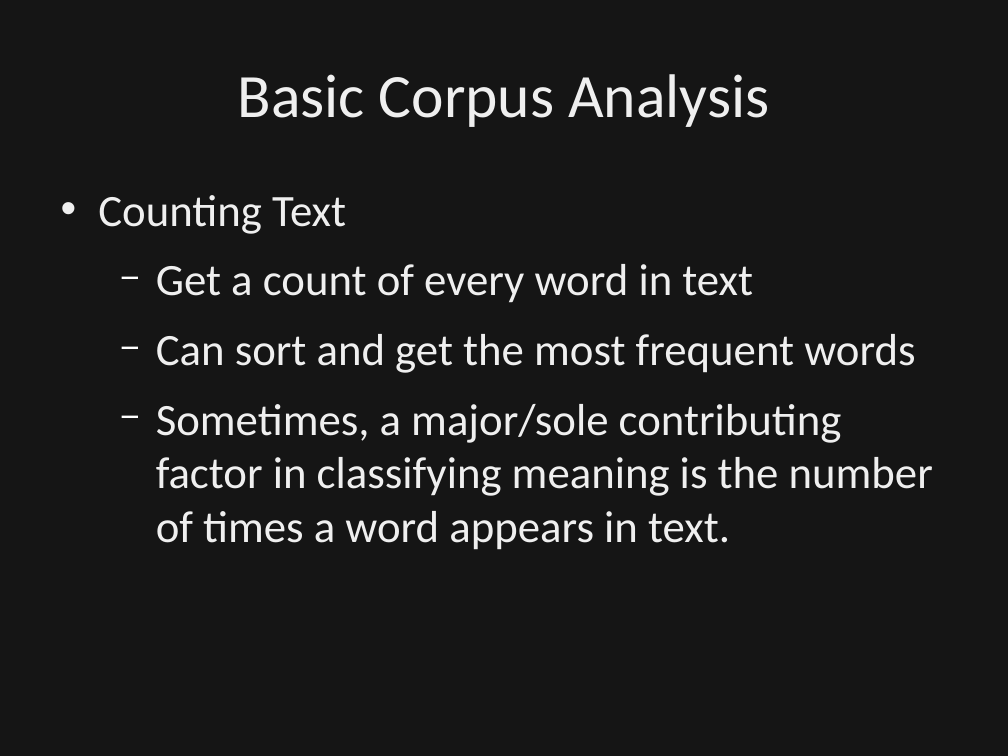
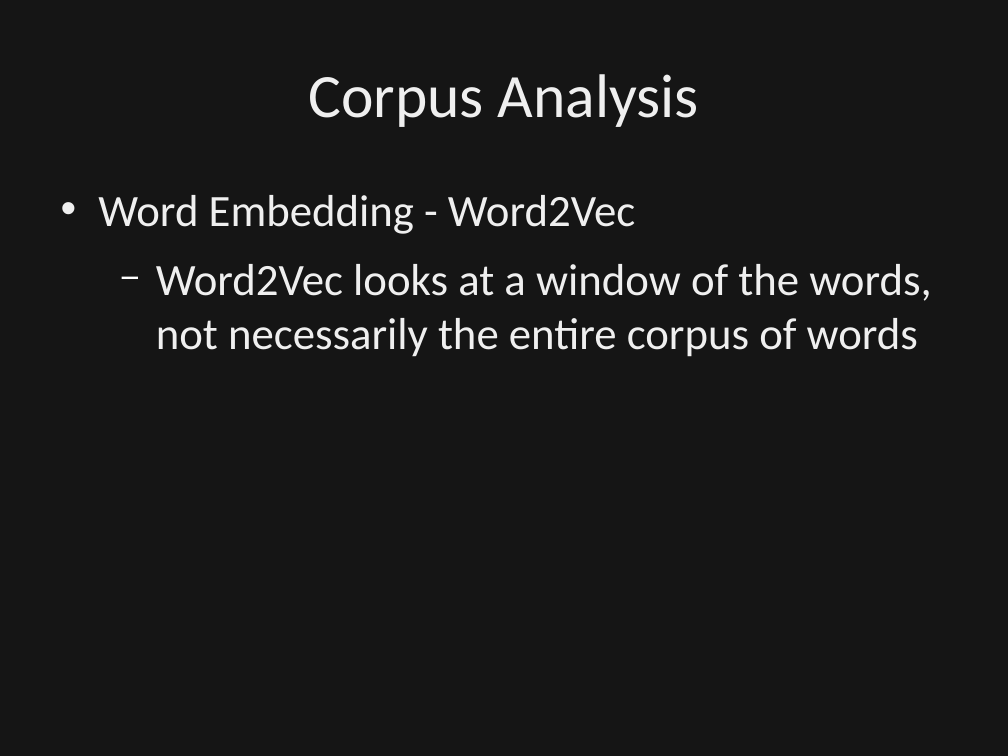
Before and after one commit to dbowmans46/PracticalProgramming, a slide deck: slide 69 of Session 7 - Python/Instructional Material/Session 7 - Python Brief Intro to NLP.odp (slide 68 before the commit). Drawn at 1008x756 pixels with LibreOffice and Linux fonts; fonts in the diff are those of the drawing; background and template pictures are left out; a plain dark background stands for a picture behind light text. Boxes give left, top, right and bottom in pixels: in the first picture for what was removed or moved away, otherwise in the second. Text is boxed around its words. In the diff, an @@ line names an element or a change of style, - is before the commit and + after.

Commit message:
Added layout for corpus analysis.  Added slides to clarify bag of words scoring, slides that describe Word2Vec, and slides that describe GloVe.  Noralized styling of slides and added references for word embedding.

```diff
--- a/Session 7 - Python/Instructional Material/Session 7 - Python Brief Intro to NLP.odp
+++ b/Session 7 - Python/Instructional Material/Session 7 - Python Brief Intro to NLP.odp
@@ title at [308,74,699,127]: text changed @@
-Basic Corpus Analysis
+Corpus Analysis
@@ text at [98,195,931,357]: text changed @@
-• Counting Text
-  − Get a count of every word in text
-  − Can sort and get the most frequent words
-  − Sometimes, a major/sole contributing factor in classifying meaning is the number of times a word appears in text.
+• Word Embedding - Word2Vec
+  − Word2Vec looks at a window of the words, not necessarily the entire corpus of words
```
Also in this commit, not shown: 8 other slides changed, 5 slides added, 1 other file.
